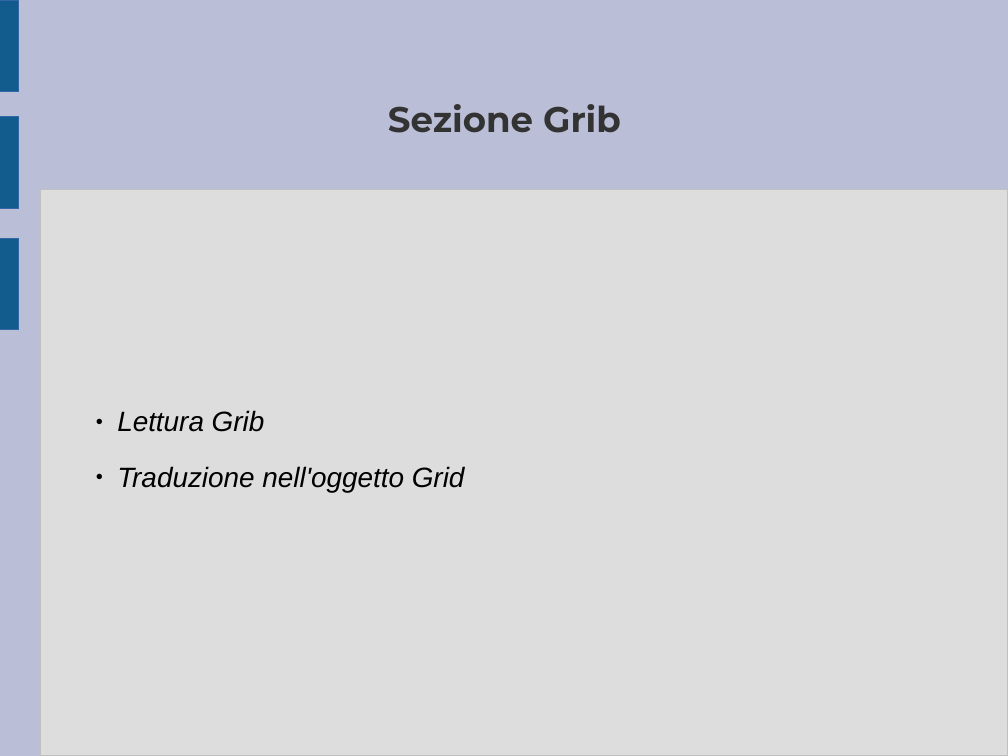
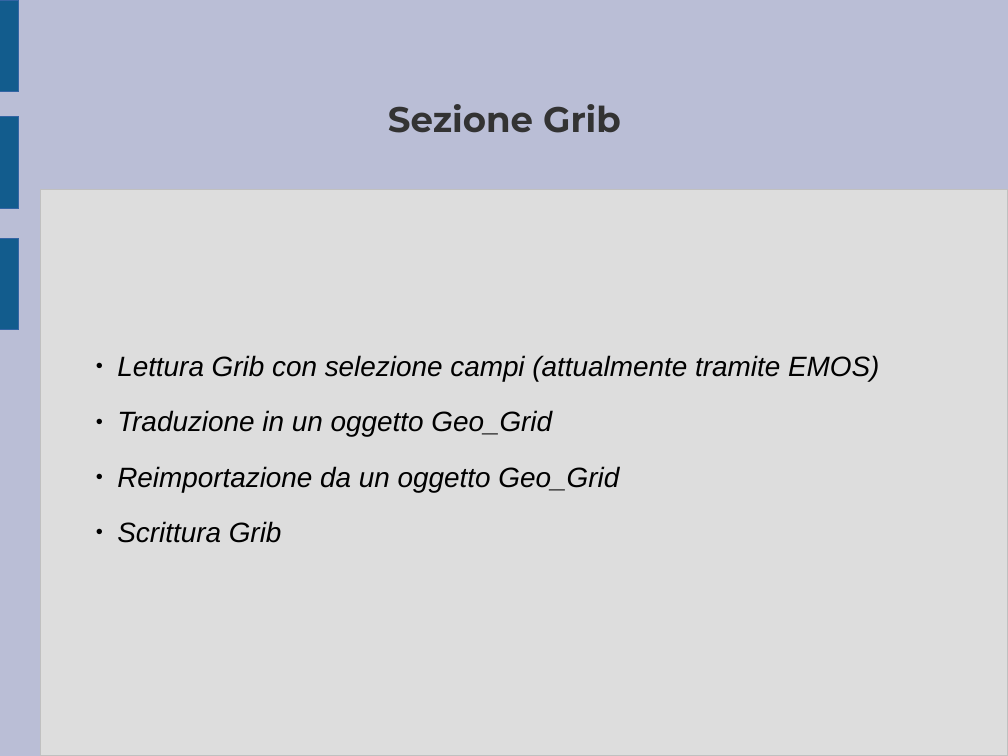
Before and after one commit to ARPA-SIMC/libsim, a slide deck: slide 7 of doc/breve_presentazione.odp. Drawn at 1008x756 pixels with LibreOffice and Linux fonts; fonts in the diff are those of the drawing. Boxes give left, top, right and bottom in pixels: in the first picture for what was removed or moved away, otherwise in the second. Text is boxed around its words. In the diff, an @@ line names an element or a change of style, - is before the commit and + after.

```diff
--- a/doc/breve_presentazione.odp
+++ b/doc/breve_presentazione.odp
@@ subtitle at [117, 355, 879, 543]: text changed @@
-  ● Lettura Grib
-  ● Traduzione nell'oggetto Grid
+  ● Lettura Grib con selezione campi (attualmente tramite EMOS)
+  ● Traduzione in un oggetto Geo_Grid
+  ● Reimportazione da un oggetto Geo_Grid
+  ● Scrittura Grib
```
Also in this commit, not shown: 7 other slides changed.
